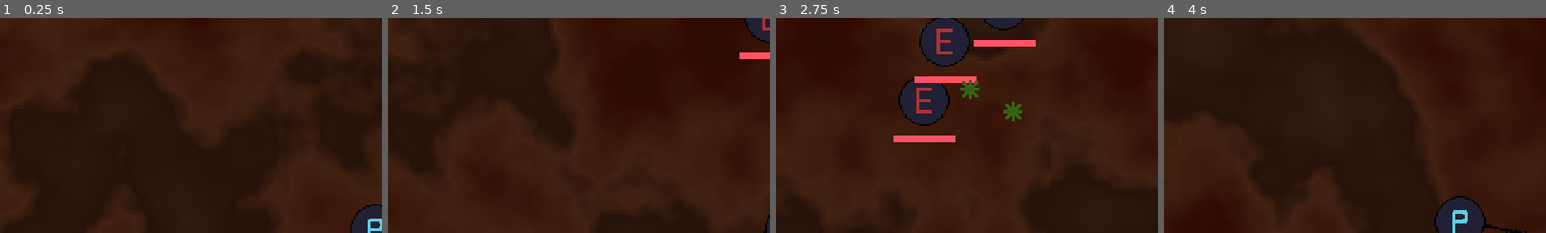
Above: before the commit, frames 1-4 (left to right).
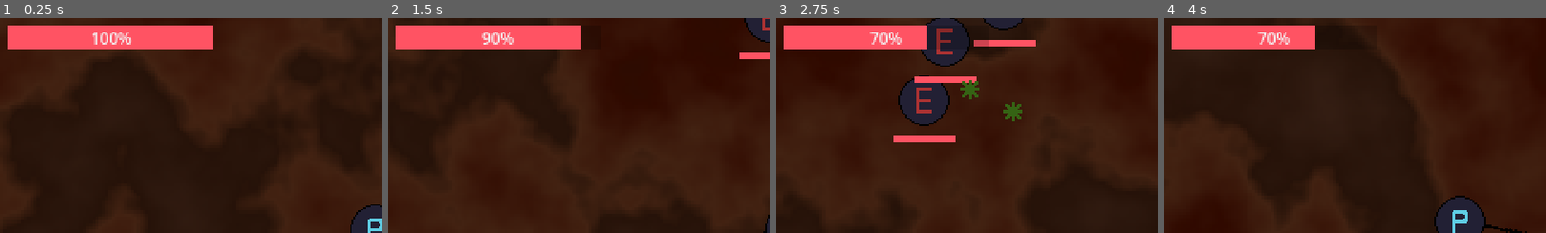
Above: after the commit, the same moments.

Repository: BaldurThor/CGDD
Game: Godot game, scene res://scenes/main.tscn
The game is run twice, just before and just after one commit, with the same random seed, the same clock (stepped at 60 frames per second) and the same inputs.
Inputs (mouse positions are % of the whole screen's width and height, from its top left):
- Up to frame 1 (0.25 s): no input
- Up to frame 2 (1.5 s): tap Enter at 0.5 s; move the mouse to (72, 45) at 0.52 s; hold D (move_right) 0.53-1.28 s; click (72, 45) at 0.67 s; move the mouse to (30, 55) at 1.27 s; hold S (move_down) from 1.28 s (still down)
- Up to frame 3 (2.75 s): move the mouse to (60, 28) at 2.02 s; release S (move_down) at 2.03 s; hold D (move_right) from 2.03 s (still down)
- Up to frame 4 (4 s): move the mouse to (45, 70) at 2.77 s; release D (move_right) at 2.78 s; hold W (move_up) 2.78-3.53 s; click (45, 70) at 2.92 s; move the mouse to (80, 65) at 3.52 s; hold A (move_left) from 3.53 s (still down)
The pictures show only the part of the screen within x 1-51%, y 1-51%; the shares and areas given below are measured in that part.

The runs differ from the first frame. In frame 1, 6.0% of the frame differs, in the area x 2-56%, y 3-15%; in frame 2, 5.4%; in frame 3, 4.5%; in frame 4, 4.2%.

Commit message:
Add large health bar on hud

Diff:
--- /dev/null
+++ b/scenes/hud.gd
@@ -0,0 +1 @@
+extends CanvasLayer
--- a/scenes/player.tscn
+++ b/scenes/player.tscn
@@ -12,7 +12,10 @@
 [ext_resource type="Texture2D" uid="uid://cfyf3iuyo4vwe" path="res://assets/rod_placeholder.png" id="7_l7pv7"]
 [ext_resource type="Script" path="res://scenes/experience_radius.gd" id="11_fmot2"]
 [ext_resource type="AudioStream" uid="uid://i5mn37rth3s2" path="res://assets/sounds/xp.wav" id="12_ax3nw"]
+[ext_resource type="Theme" uid="uid://hn44xjwjebxk" path="res://themes/health_bar.tres" id="13_soul0"]
 [ext_resource type="PackedScene" uid="uid://b27piue7iem4c" path="res://scenes/health_bar.tscn" id="13_vcw5i"]
+[ext_resource type="Script" path="res://scripts/hud/health_bar.gd" id="14_543rk"]
+[ext_resource type="Script" path="res://scenes/hud.gd" id="15_60owl"]
 [ext_resource type="Script" path="res://scripts/entity_health.gd" id="15_t31hb"]
 
 [sub_resource type="ShaderMaterial" id="ShaderMaterial_upf5s"]
@@ -119,4 +122,20 @@
 [node name="EntityHealth" type="Node" parent="."]
 script = ExtResource("15_t31hb")
 
+[node name="HUD" type="CanvasLayer" parent="."]
+script = ExtResource("15_60owl")
+
+[node name="TopLeft" type="VBoxContainer" parent="HUD"]
+offset_left = 9.0
+offset_top = 7.0
+offset_right = 138.0
+offset_bottom = 22.0
+
+[node name="HealthBar" type="ProgressBar" parent="HUD/TopLeft"]
+layout_mode = 2
+size_flags_vertical = 3
+theme = ExtResource("13_soul0")
+script = ExtResource("14_543rk")
+health_node_path = NodePath("../../../EntityHealth")
+
 [connection signal="body_entered" from="ExperienceRange" to="ExperienceRange" method="_on_body_entered"]
--- a/scripts/hud/health_bar.gd
+++ b/scripts/hud/health_bar.gd
@@ -7,7 +7,6 @@
 func _ready() -> void:
 	health_node = get_node(health_node_path)
 	health_node.health_changed.connect(_update_health_visuals)
-	min_value = 0
 	max_value = health_node.max_health
 	step = 1
 	value = health_node.health
--- a/themes/health_bar.tres
+++ b/themes/health_bar.tres
@@ -7,5 +7,6 @@
 bg_color = Color(1, 0.327069, 0.389693, 1)
 
 [resource]
+ProgressBar/font_sizes/font_size = 10
 ProgressBar/styles/background = SubResource("StyleBoxFlat_oowo8")
 ProgressBar/styles/fill = SubResource("StyleBoxFlat_4gboq")
Not shown: 1 places in scenes/player.tscn that only renumber resources
